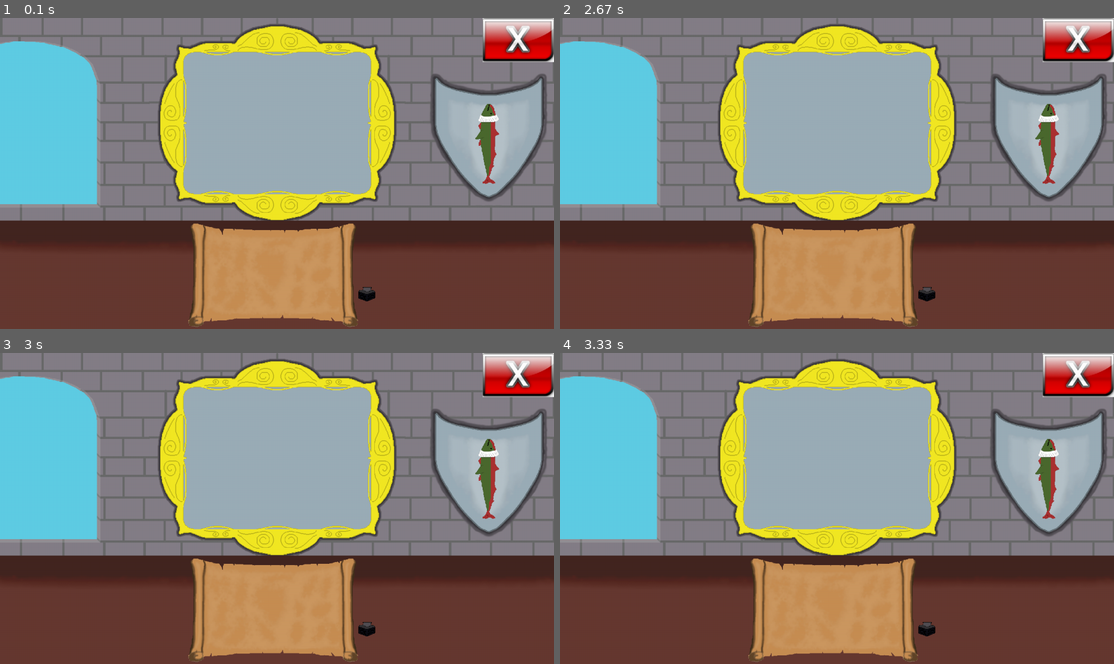
Above: before the commit, frames 1-4 (two rows, left to right).
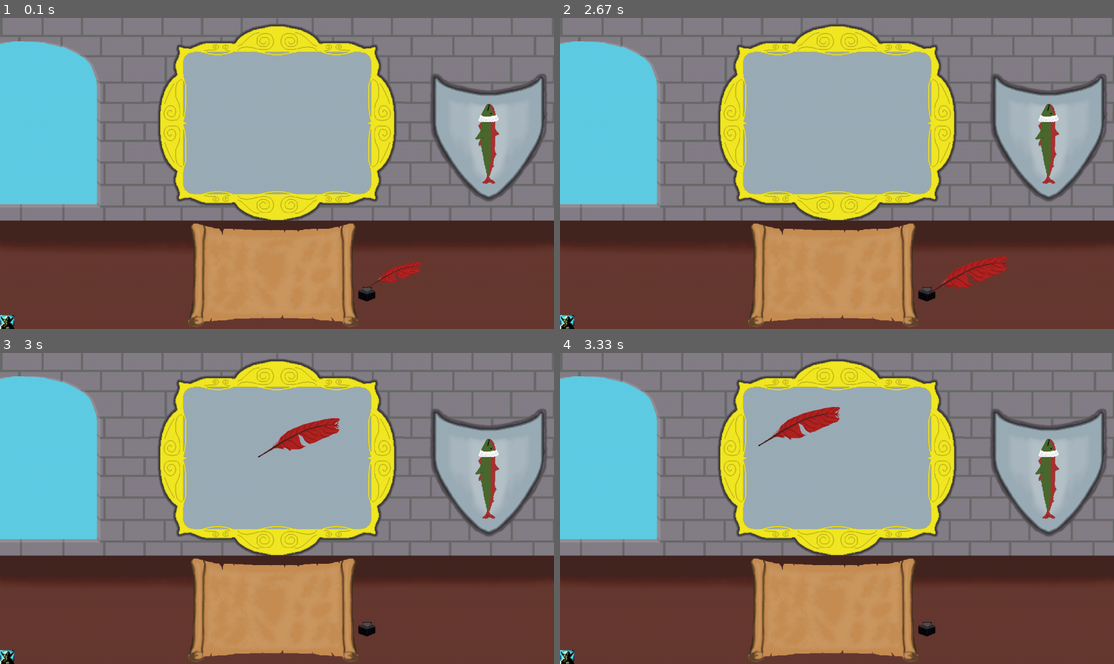
Above: after the commit, the same moments.

Repository: AndrewGillisSoftware/multiplayer-text-game
Game: pygame game, started from evilComputer.py
Two runs of this game, one before a commit and one after it. Both use one fixed random seed, a clock stepped at 60 frames per second and the inputs below.
Inputs (mouse positions are in pixels of both pictures, inside the frame that each line leads up to):
- Up to frame 1 (0.1 s): no input
- Up to frame 2 (2.67 s): click (925, 294) at 0.38 s; click (925, 294) at 0.72 s; click (665, 126) at 1.05 s; click (925, 294) at 2.38 s
- Up to frame 3 (3 s): click (260, 455) at 2.72 s
- Up to frame 4 (3.33 s): click (759, 443) at 3.05 s

The runs differ from the first frame. In frame 1, 2.1% of the frame differs, in the area x 0-100%, y 0-100%; in frame 2, 2.5%; in frame 3, 2.6%; in frame 4, 2.6%.

Commit message:
yayayayayyayya

Diff:
--- a/evilComputer.py
+++ b/evilComputer.py
@@ -1,40 +1,93 @@
 
 from gameStructures import *
 import pygame
+import random
 
 aspectRatio = (16, 9)
-# scaleFactor = (images["evilComputer"].surface.get_width(), images["evilComputer"].surface.get_height())
 
 class ImageData:
-    def __init__(self, surface, position):
+    def __init__(self, surface, position, scaleFactor):
         self.surface = surface
+        self.initialPosition = position
         self.position = position
-
-    def getPositionedRect(self):
-        return self.surface.get_rect(topleft=self.position)
+        self.scaleFactor = scaleFactor
+        self.attachToCursor = False
+        self.cursorAttachOffset = (0, 0)
+
+    def isAttachedToCursor(self):
+        return self.attachToCursor
+
+    def setCursorAttachment(self, attached, offset=(0, 0)):
+        self.attachToCursor = attached
+        self.cursorAttachOffset = offset
+        if not attached:
+            self.position = self.initialPosition
+
+    def positionAtCursor(self):
+        self.position = (pygame.mouse.get_pos()[0] + self.cursorAttachOffset[0], pygame.mouse.get_pos()[1] + self.cursorAttachOffset[1])
+
+    def getPositionedBounds(self):
+        pos = (self.position[0] * self.scaleFactor, self.position[1] * self.scaleFactor)
+        scaledSurface = pygame.transform.scale_by(self.surface, self.scaleFactor)
+        return scaledSurface.get_rect(topleft=pos)
+
+
+class SelectionZone:
+    def __init__(self, left, top, width, height, scaleFactor):
+        self.rect = pygame.Rect(left, top, width, height)
+        self.scaleFactor = scaleFactor
+
+    def getPositionedBounds(self):
+        scaledRect = pygame.Rect.scale_by(self.rect, self.scaleFactor)
+        scaledRect.left = self.rect.left * self.scaleFactor
+        scaledRect.top = self.rect.top * self.scaleFactor
+        return scaledRect
 
 
 imageRefs = {
     "evilComputer": "Main_Screen_Final.png",   # 16:9
-    "quitButton"  : "quitButton.png",
-    "cursor"      : "Quillnoink.png"
+    "quill"       : "Quillnoink.png",
+    "evilGoblin"  : "evilGoblin.png",
+}
+initImagePositions = {
+    "evilComputer": (0, 0),
+    "quill"       : (1272,805),
+    "evilGoblin"  : (0,1050),
+}
+selectionZoneSetupData = {
+    "inkwell" : (1262,950,62,53),
+    "fishHead": (1695,300,55,50),
+}
+soundRefs = {
+    "peter1" : "Petah/-101soundboards.mp3",
+    "peter2" : "Petah/alright-then-lets-do-it-101soundboards.mp3",
+    "peter3" : "Petah/boy-i-tell-you-that-really-grinds-my-gears-101soundboards.mp3",
+    "peter4" : "Petah/holy-crap-i-am-freaking-out-101soundboards.mp3",
+    "peter5" : "Petah/i-havent-felt-this-out-of-place-since-that-week-i-lived-with-superman-101soundboards.mp3",
+    "peter6" : "Petah/jaja-101soundboards.mp3",
+    "peter7" : "Petah/this-is-peter-griffin-101soundboards.mp3",
+    "peter8" : "Petah/what-a-glorious-day-101soundboards.mp3",
+    "peter9" : "Petah/when-im-when-im-in-a-restaurant-right.mp3",
 }
 
 
 def main():
     # Initialize Pygame
     pygame.init()
-
-    # Prepare Assets
-    images = loadImages()
-    #images["evilComputer"] = pygame.transform.scale(images["evilComputer"], (840, 1008))
-    #images["evilComputer"] = pygame.transform.scale(images["evilComputer"], (2560, 1440))
-    #font = pygame.font.Font(None, 24)
+    pygame.mixer.init()  # for sounds
 
     # Screen Size:
     infoObject = pygame.display.Info()
     screenWidth = infoObject.current_w
     screenHeight = infoObject.current_h
+
+    # Prepare Assets
+    scaleFactor, images = loadImages(imageRefs, initImagePositions, screenWidth)
+    selectionZones = createSelectionZones(selectionZoneSetupData, scaleFactor)
+    sounds = loadSounds(soundRefs, volume=0.5)
+
+    # Setup Cursor
+    pygame.mouse.set_visible(True)
 
     # Pygame related
     window = pygame.display.set_mode((screenWidth, screenHeight), pygame.FULLSCREEN)  # pygame.SCALED
@@ -42,56 +95,108 @@
     running = True
     dt = 0
 
+    # Game State
+    quillHeld = False
+
     while running:
         # poll for events
         for event in pygame.event.get():
-            # pygame.QUIT event means the user clicked X to close your window
-            if event.type == pygame.QUIT or \
-                (event.type == pygame.MOUSEBUTTONDOWN and images["quitButton"].getPositionedRect().collidepoint(event.pos)):
+            if event.type == pygame.QUIT:  # pygame.QUIT event means the user clicked X to close your window
                 running = False
-
-        # Update screenSurface content and scale screenSufrace to resolution
-        frame = pygame.transform.scale(createFrame(images), (screenWidth, screenHeight))
-        # apply frame to window
-        window.blit(frame, frame.get_rect())
-        # flip() the display to put your work on screen
-        pygame.display.flip()
+            if event.type == pygame.MOUSEBUTTONDOWN:
+                quitRequest = checkImageClick(images["evilGoblin"], event.pos)
+                zone = checkSelectionZones(selectionZones, event.pos)
+                if quitRequest and not quillHeld:
+                    running = False
+                elif zone == "inkwell":
+                    if quillHeld:
+                        quillHeld = False
+                        images["quill"].setCursorAttachment(False)
+                    else:
+                        quillHeld = True
+                        images["quill"].setCursorAttachment(True, (-25, -145))
+                elif zone == "fishHead" and quillHeld:
+                    sounds[random.randrange(0, len(sounds) - 1)].play()
+
+        # Display update
+        frame = createFrame(images, screenWidth, screenHeight)
+        drawSelectionZones(False, frame, selectionZones)  # Needs to happen after scaling!
+        window.blit(frame, frame.get_rect())  # apply frame to window
+        pygame.display.flip()  # flip() the display to put your work on screen
 
         # limits FPS to 60
         # dt is delta time in seconds since last frame, used for framerate-
         # independent physics.
         dt = clock.tick(60) / 1000
 
+    # Exit game
     pygame.quit()
 
 
-def loadImages():
+def loadImages(imgRefs, imgPositions, screenWidth):
     imageSurfaces = {}
-    imagePositions = {}
-    for ref in imageRefs:
-        imageSurfaces[ref] = pygame.image.load(imageRefs[ref])
-        imagePositions[ref] = None
-    # Specific image positions here
-    imagePositions["evilComputer"] = (0, 0)
-    imagePositions["quitButton"] = (imageSurfaces["evilComputer"].get_width() - imageSurfaces["quitButton"].get_width(), 0)
-    imagePositions["cursor"] = None
+    for ref in imgRefs:
+        imageSurfaces[ref] = pygame.image.load(imgRefs[ref])
+    # Determine scale factor
+    scaleFactor = (screenWidth * 1.0) / imageSurfaces["evilComputer"].get_width()
     # Place into class
     images = {}
     for img in imageSurfaces:
-        images[img] = ImageData(imageSurfaces[img], imagePositions[img])
-    return images
-
-
-def createFrame(images):
+        images[img] = ImageData(imageSurfaces[img], imgPositions[img], scaleFactor)
+    return scaleFactor, images
+
+
+def createFrame(images, screenWidth, screenHeight):
     # Evil computer image dictates frame size
     frame = pygame.Surface((images["evilComputer"].surface.get_width(), images["evilComputer"].surface.get_height()))
     frame.fill("black")
-    # Blit fixed position images
+    # Blit non-cursor images
     for img in images:
-        if images[img].position is not None:
+        if not images[img].isAttachedToCursor() and images[img].position is not None:
             frame.blit(images[img].surface, images[img].position)
-    # Blit cursor
-    return frame
+    # Scale frame
+    scaledFrame = pygame.transform.scale(frame, (screenWidth, screenHeight))
+    # Blit image(s) attached to cursor (need to be post scaling)
+    for img in images:
+        if images[img].isAttachedToCursor():
+            images[img].positionAtCursor()
+            scaledFrame.blit(images[img].surface, images[img].position)
+    return scaledFrame
+
+
+def createSelectionZones(selectZonesConfig, scaleFactor):
+    selectionZones = {}
+    for zone in selectZonesConfig:
+        selectionZones[zone] = SelectionZone(selectZonesConfig[zone][0], selectZonesConfig[zone][1],
+                                             selectZonesConfig[zone][2], selectZonesConfig[zone][3], scaleFactor)
+    return selectionZones
+
+
+# Will return first zone that click lands in bounds of, so be careful with overlaps!
+def checkSelectionZones(selectionZones, mouseClickPos):
+    for zone in selectionZones:
+        if selectionZones[zone].getPositionedBounds().collidepoint(mouseClickPos):
+            return zone
+    return None
+
+
+def checkImageClick(image, mouseClickPos):
+    return image.getPositionedBounds().collidepoint(mouseClickPos)
+
+
+def drawSelectionZones(debug, frame, selectionZones):
+    if debug:
+        for zone in selectionZones:
+            pygame.draw.rect(frame, "purple", selectionZones[zone].getPositionedBounds())
+
+
+def loadSounds(soundData, volume=1.0):
+    sounds = []
+    for sound in soundData:
+        newSound = pygame.mixer.Sound(soundData[sound])
+        newSound.set_volume(volume)
+        sounds.append(newSound)
+    return sounds
 
 
 # Call to main
Binary file added: evilGoblin.png
Not shown, added: Petah.zip
Not shown, added: Petah/-101soundboards.mp3
Not shown, added: Petah/alright-then-lets-do-it-101soundboards.mp3
Not shown, added: Petah/boy-i-tell-you-that-really-grinds-my-gears-101soundboards.mp3
Not shown, added: Petah/holy-crap-i-am-freaking-out-101soundboards.mp3
Not shown, added: Petah/i-havent-felt-this-out-of-place-since-that-week-i-lived-with-superman-101soundboards.mp3
Not shown, added: Petah/its-not-like-were-gonna-have-a-gay-sex-orgy-in-the-living-room-101soundboards.mp3
Not shown, added: Petah/jaja-101soundboards.mp3
Not shown, added: Petah/peter-griffin-holy-crap-101soundboards.mp3
Not shown, added: Petah/this-is-peter-griffin-101soundboards.mp3
Not shown, added: Petah/what-a-glorious-day-101soundboards.mp3
(and 1 more such lines)
